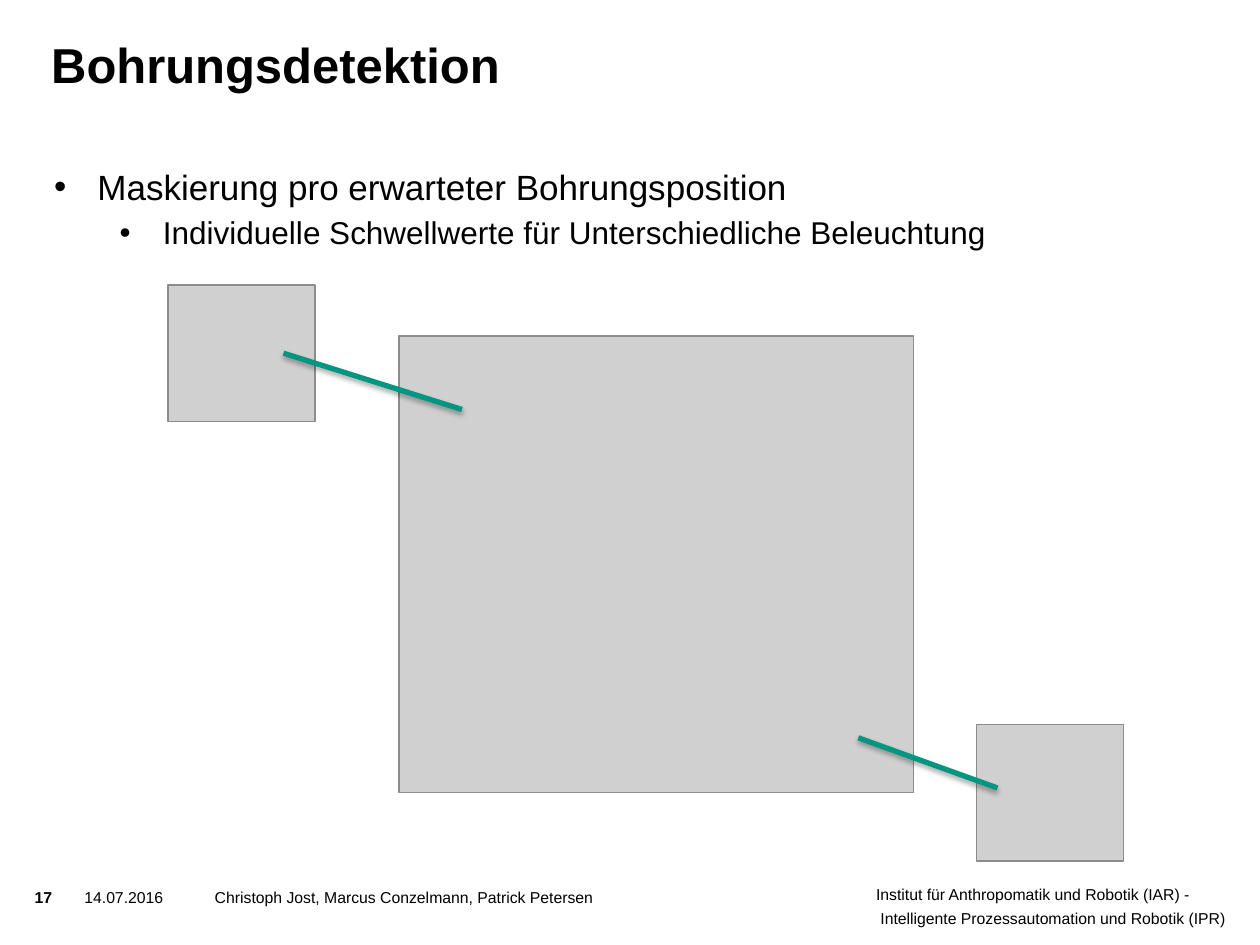
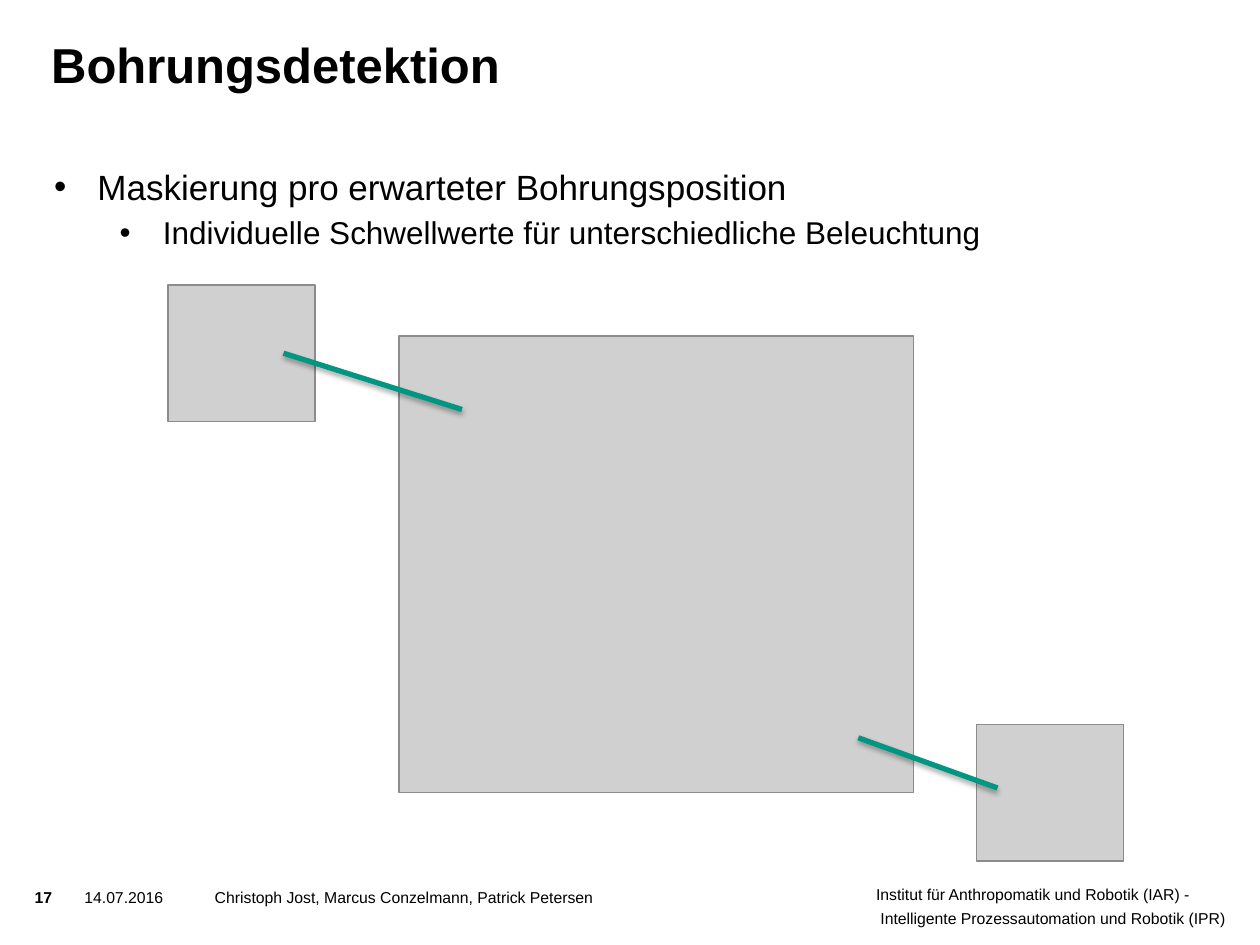
Before and after one commit to ThePrimus/VisualInspection, a slide deck: slide 17 of Praesentation/Vorlage Präsentation.pptx. Drawn at 1260x945 pixels with LibreOffice and Linux fonts; fonts in the diff are those of the drawing; grey boxes stand for pictures; background and template pictures are left out. Boxes give left, top, right and bottom in pixels: in the first picture for what was removed or moved away, otherwise in the second. Text is boxed around its words. In the diff, an @@ line names an element or a change of style, - is before the commit and + after.

Commit message:
Fixed some typos

```diff
--- a/Praesentation/Vorlage Präsentation.pptx
+++ b/Praesentation/Vorlage Präsentation.pptx
@@ text at box(163, 221, 980, 250): text changed @@
-  • Individuelle Schwellwerte für Unterschiedliche Beleuchtung
+  • Individuelle Schwellwerte für unterschiedliche Beleuchtung
```
Also in this commit, not shown: 2 other slides changed.
